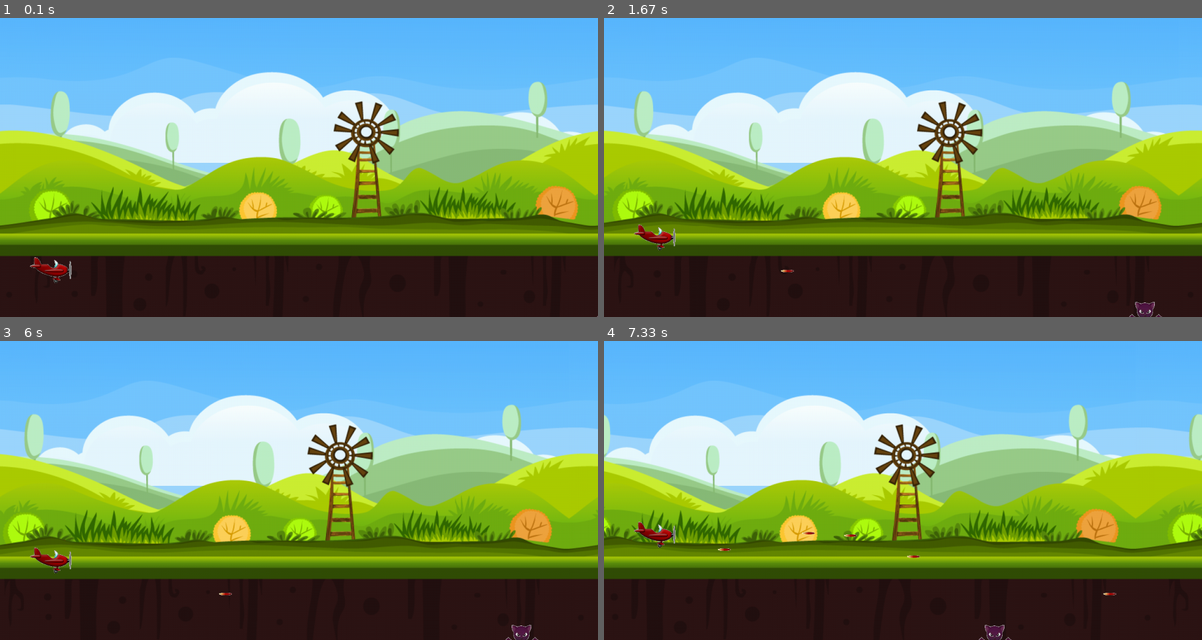
Above: before the commit, frames 1-4 (two rows, left to right).
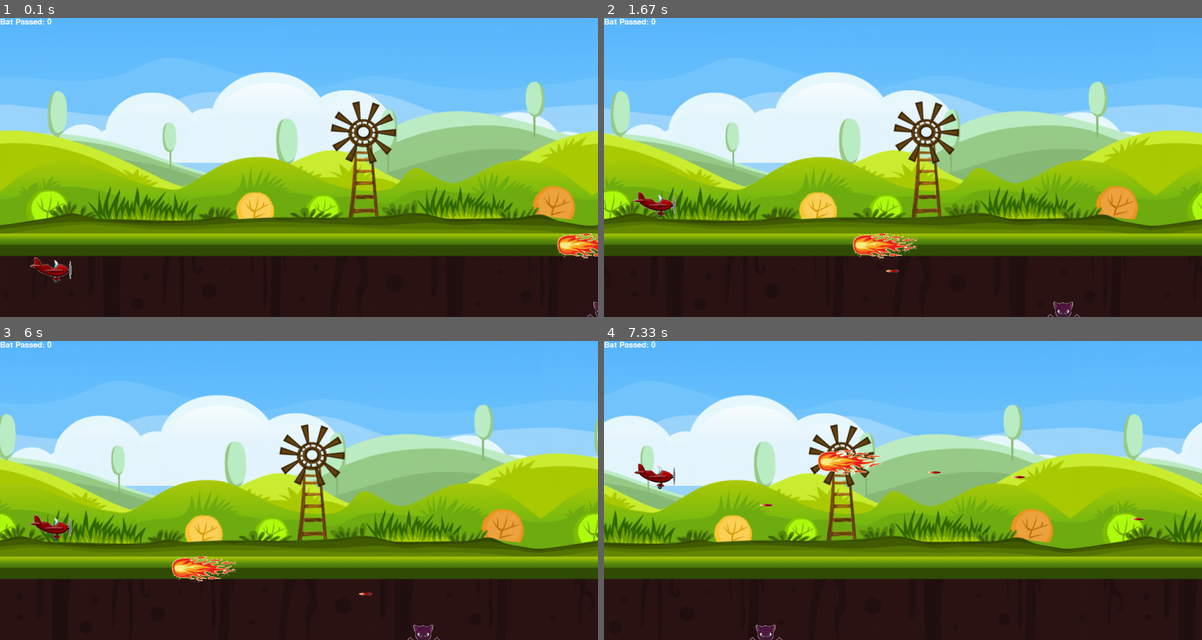
Above: after the commit, the same moments.

Repository: imn00133/PythonSeminar17
Game: pygame game, started from text_materials_test/pygame/airplane_game/airplane.py
Same seed, same stepped clock (60 frames per second), same inputs: the game is played once before the commit and once after it.
Inputs:
- Up to frame 1 (0.1 s): no input
- Up to frame 2 (1.67 s): hold Ctrl 0.33-0.8 s; hold Up 0.33-0.8 s; tap Space at 0.83 s
- Up to frame 3 (6 s): no input
- Up to frame 4 (7.33 s): hold Up 6.17-6.63 s; tap Ctrl at 6.23, 6.53, 6.73, 7.13 s; hold Down 6.67-7.03 s; hold Up from 7.07 s (still down)

The runs differ from the first frame. In frame 1, 7.5% of the frame differs, in the area x 0-100%, y 0-100%; in frame 2, 20%; in frame 3, 22%; in frame 4, 28%.

Commit message:
complete airplane.py

Diff:
--- a/text_materials_test/pygame/airplane_game/airplane.py
+++ b/text_materials_test/pygame/airplane_game/airplane.py
@@ -6,6 +6,7 @@
 from time import sleep
 
 WHITE = (255, 255, 255)
+RED   = (255,   0,   0)
 pad_width = 1280
 pad_height = 640
 background_width = 1280
@@ -13,19 +14,63 @@
 bat_height = 67
 aircraft_width = 90
 aircraft_height = 55
+fireball1_width = 140
+fireball1_height = 86
+fireball2_width = 86
+fireball2_height = 60
 
 
 def drawobject(background, x, y):
     global gamepad
     gamepad.blit(background, (x, y))
+
+
+def drawScore(count):
+    global gamepad
+
+    font = pygame.font.SysFont(None, 25)
+    text = font.render('Bat Passed: ' + str(count), True, WHITE)
+    gamepad.blit(text, (0, 0))
+
+
+def gameOver():
+    global gamepad
+    dispMessage('GAME OVER')
+
+
+def textobj(text, font):
+    textSurface = font.render(text, True, RED)
+    return textSurface, textSurface.get_rect()
+
+
+def dispMessage(text):
+    global gamepad
+
+    largeText = pygame.font.Font('freesansbold.ttf', 115)
+    TextSurf, TextRect = textobj(text, largeText)
+    TextRect.center = ((pad_width/2), (pad_height/2))
+    gamepad.blit(TextSurf, TextRect)
+    pygame.display.update()
+    sleep(2)
+    rungame()
+
+
+def crash():
+    global gamepad
+    global explosion_sound
+    pygame.mixer.Sound.play(explosion_sound)
+    dispMessage('Crashed!')
 
 
 def rungame():
     global gamepad, aircraft, clock, background1, backgorund2
     global bat, fires, bullet, boom
+    global shot_sound
 
     is_shot_bat = False
     boom_count = 0
+
+    bat_passed = 0
 
     bullet_xy = []
 
@@ -56,6 +101,7 @@
                 elif event.key == pygame.K_DOWN:
                     y_change = 5
                 elif event.key == pygame.K_LCTRL:
+                    pygame.mixer.Sound.play(shot_sound)
                     bullet_x = x + aircraft_width
                     bullet_y = y + aircraft_height/2
                     bullet_xy.append([bullet_x, bullet_y])
@@ -78,6 +124,10 @@
         drawobject(background1, background1_x, 0)
         drawobject(background2, background2_x, 0)
 
+        drawScore(bat_passed)
+        if bat_passed > 2:
+            gameOver()
+
         # Aircraft Position
         y += y_change
         if y< 0:
@@ -87,7 +137,8 @@
 
         # Bat Position
         bat_x -= 7
-        if bat_x <=0:
+        if bat_x <= 0:
+            bat_passed += 1
             bat_x = pad_width
             bat_y = random.randrange(0, pad_height)
 
@@ -118,11 +169,31 @@
                     except:
                         pass
 
+        # Check aircraft crashed by BAT
+        if x + aircraft_width > bat_x:
+            if (y > bat_y and y< bat_y + bat_height) or \
+            (y + aircraft_height > bat_y and y + aircraft_height < bat_y + bat_height):
+                crash()
+
+        # Check aircraft crashed by Fireball
+        if fire[1] is not None:
+            if fire[0] == 0:
+                fireball_with = fireball1_width
+                fireball_height = fireball1_height
+            elif fire[0] == 1:
+                fireball_width = fireball2_width
+                fireball_height = fireball2_height
+
+            if x + aircraft_width > fire_x:
+                if (y > fire_y and y < fire_y+fireball_height) or \
+                (y+aircraft_height > fire_y and y + aircraft_height < fire_y+fireball_height):
+                    crash()
+
         drawobject(aircraft, x, y)
         drawobject(bat, bat_x, bat_y)
 
-        if fire is not None:
-            drawobject(fire, fire_x, fire_y)
+        if fire[1] is not None:
+            drawobject(fire[1], fire_x, fire_y)
 
         if len(bullet_xy) != 0:
             for bx, by in bullet_xy:
@@ -140,7 +211,7 @@
                 is_shot_bat = False
 
         pygame.display.update()
-        clock.tick(30)
+        clock.tick(60)
 
     pygame.quit()
     quit()
@@ -149,24 +220,29 @@
 def initGame():
     global gamepad, aircraft, background1, background2, clock
     global bat, fires, bullet, boom
+    global shot_sound, explosion_sound
 
     fires = []
 
     pygame.init()
+# gamepad = pygame.display.set_mode((pad_width, pad_height), pygame.FULLSCREEN | pygame.HWSURFACE | pygame.DOUBLEBUF)
     gamepad = pygame.display.set_mode((pad_width, pad_height))
     pygame.display.set_caption('PyFlying')
     aircraft = pygame.image.load('images/plane.png')
     background1 = pygame.image.load('images/background.png')
     background2 = background1.copy()
     bat = pygame.image.load('images/bat.png')
-    fires.append(pygame.image.load('images/fireball.png'))
-    fires.append(pygame.image.load('images/fireball2.png'))
+    fires.append((0, pygame.image.load('images/fireball.png')))
+    fires.append((1, pygame.image.load('images/fireball2.png')))
     boom = pygame.image.load('images/boom.png')
 
-    for i in range(5):
-        fires.append(None)
+    for i in range(3):
+        fires.append((i+2, None))
 
     bullet = pygame.image.load('images/bullet.png')
+
+    shot_sound = pygame.mixer.Sound('sounds/shot.wav')
+    explosion_sound = pygame.mixer.Sound('sounds/explosion.wav')
 
     clock = pygame.time.Clock()
     rungame()
